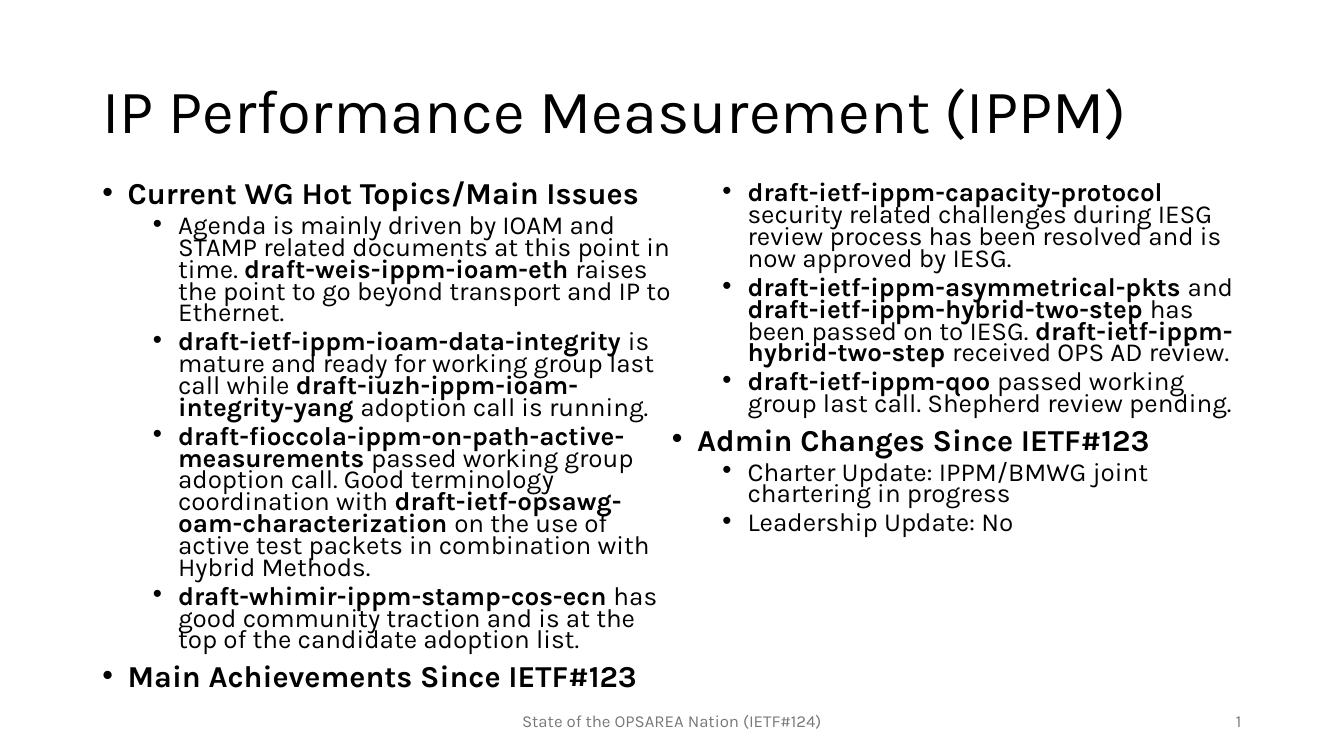
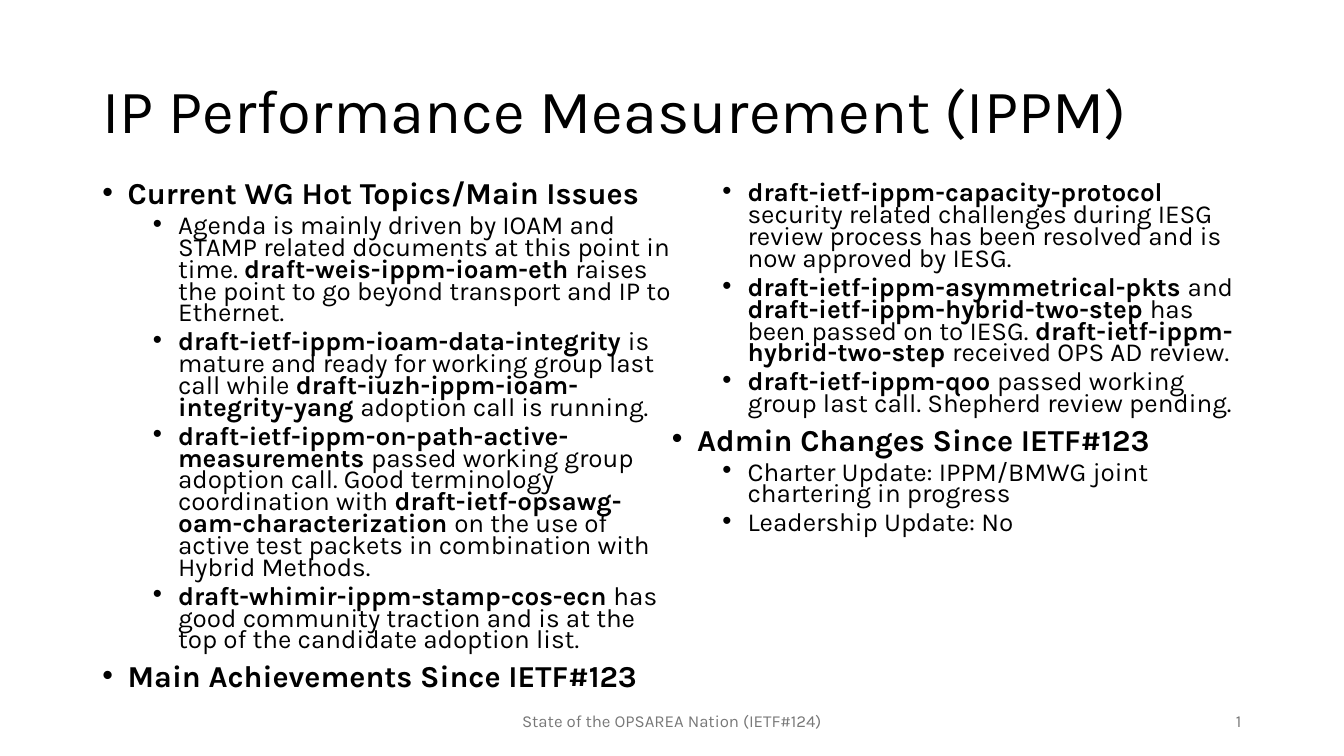
Before and after one commit to ietf-ippm/meeting-materials, a slide deck: slide 1 of ietf124-Montreal/Slides/OPS-WG-Updates-IPPM-PERFMETRDIR.pptx. Drawn at 1344x756 pixels with LibreOffice and Linux fonts; fonts in the diff are those of the drawing. Boxes give left, top, right and bottom in pixels: in the first picture for what was removed or moved away, otherwise in the second. Text is boxed around its words. In the diff, an @@ line names an element or a change of style, - is before the commit and + after.

```diff
--- a/ietf124-Montreal/Slides/OPS-WG-Updates-IPPM-PERFMETRDIR.pptx
+++ b/ietf124-Montreal/Slides/OPS-WG-Updates-IPPM-PERFMETRDIR.pptx
@@ text at bbox=[178, 421, 650, 583]: text changed @@
-  • draft-fioccola-ippm-on-path-active-measurements passed working group adoption call. Good terminology coordination with draft-ietf-opsawg-oam-characterization on the use of active test packets in combination with Hybrid Methods.
+  • draft-ietf-ippm-on-path-active-measurements passed working group adoption call. Good terminology coordination with draft-ietf-opsawg-oam-characterization on the use of active test packets in combination with Hybrid Methods.
```
Also in this commit, not shown: 1 other file.
